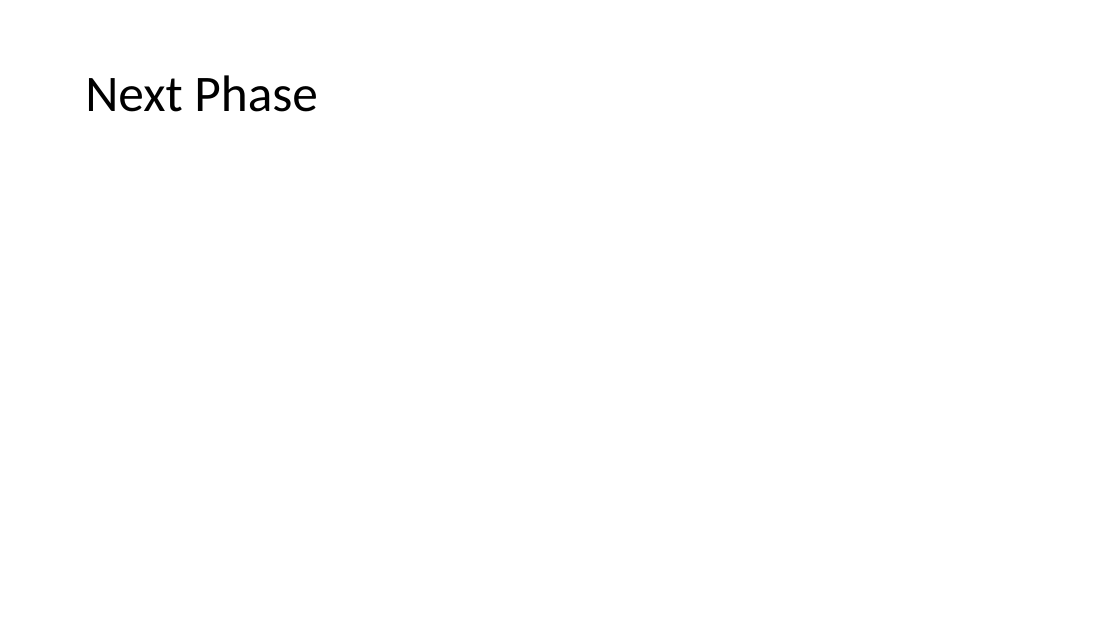
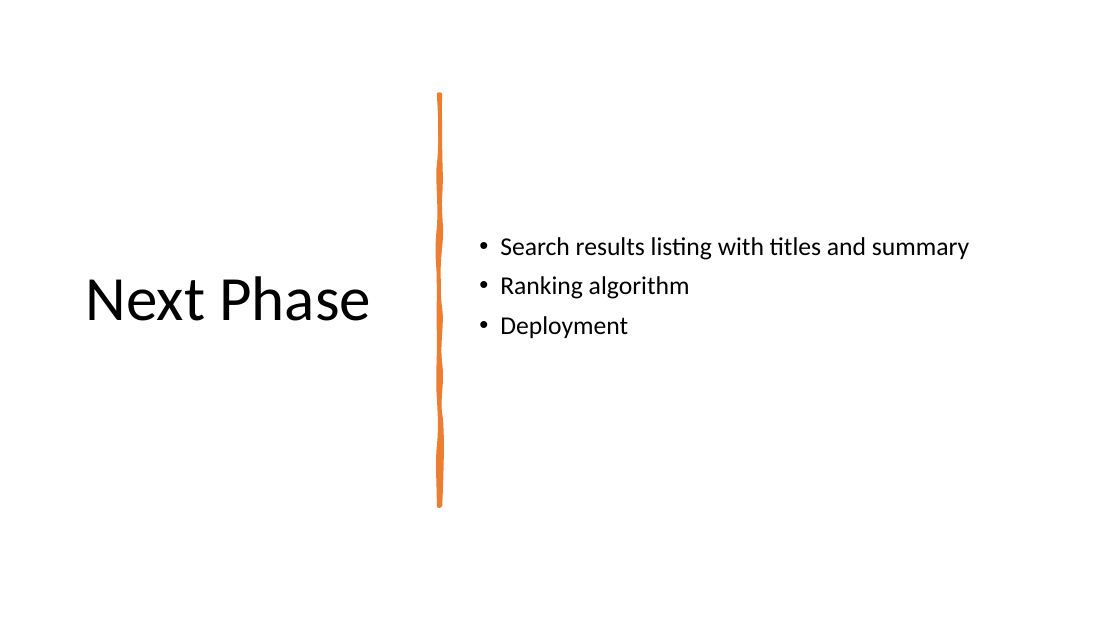
Before and after one commit to sukumar-varma/SearchEngine, a slide deck: slide 18 of docs/interim_project_1.pptx. Drawn at 1120x630 pixels with LibreOffice and Linux fonts; fonts in the diff are those of the drawing. Boxes give left, top, right and bottom in pixels: in the first picture for what was removed or moved away, otherwise in the second. Text is boxed around its words. In the diff, an @@ line names an element or a change of style, - is before the commit and + after.

Commit message:
Updated ppt

```diff
--- a/docs/interim_project_1.pptx
+++ b/docs/interim_project_1.pptx
@@ title "Next Phase": place and size @@
-title "Next Phase" at <box>85,75,318,112</box>
+title "Next Phase" at <box>86,276,371,321</box>
@@ title "Next Phase" at <box>86,276,371,321</box>: size 44 to 54 pt @@
@@ freeform shape added at <box>439,94,440,506</box>, fill #ED7D31, outline #ED7D31 3.25 pt @@
@@ text added at <box>500,237,969,338</box>, 22 pt, text #000000 @@
+• Search results listing with titles and summary
+• Ranking algorithm
+• Deployment
```
Also in this commit, not shown: 8 other slides changed, 2 slides added, 2 slides removed.
